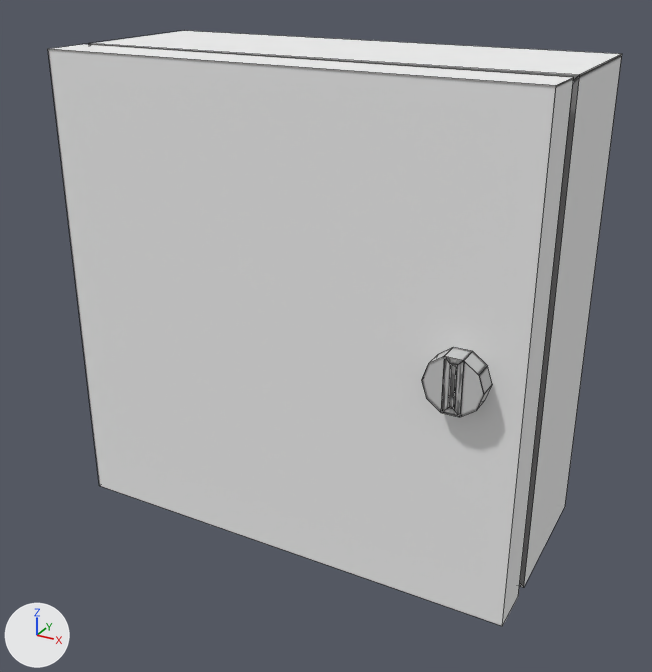
Renders of the Blender file Escape Room VR/Assets/EscapeRoom/Models/electric-fusebox.blend from each side of a commit.
Rendered twice from a 50 mm camera at (0.489, -0.968, 0.425) aimed at (-0.02, -0.042, -0.038). The lights are fixed; the arrows at lower left show +X, +Y and +Z. Mesh edges are drawn as thin lines.

The scene before the commit, as lines of its bpy script (objects in view):
```python
me_cube = bpy.data.meshes.new('Cube')
me_cube.from_pydata(...)  # 8 vertices, 5 faces; spans x -0.4..0.25, y -1.0..1.0, z -1.0..1.0
me_cube.materials.append(mat_fusebox)  # picture img_electric_fusebox_png
me_cube_001 = bpy.data.meshes.new('Cube.001')
me_cube_001.from_pydata(...)  # 32 vertices, 22 faces; spans x 0.25..0.53, y -1.0..1.0, z -1.0..1.0
me_cube_001.materials.append(mat_fusebox)  # picture img_electric_fusebox_png
ob_box = bpy.data.objects.new('Box', me_cube)
ob_box.location = (-0.036, 0.007, 0.0)
ob_box.rotation_euler = (0.0, 0.0, -1.557)  # degrees (0, 0, -89)
ob_box.scale = (0.306, 0.306, 0.306)
_m = ob_box.modifiers.new('Solidify', 'SOLIDIFY')
_m.thickness = 0.1
_m.nonmanifold_thickness_mode = 'FIXED'
_m.nonmanifold_merge_threshold = 0.0003
ob_door = bpy.data.objects.new('Door', me_cube_001)
ob_door.location = (-0.0358, -0.00694, 0.0)
ob_door.rotation_euler = (0.0, 0.0, -1.571)  # degrees (0, 0, -90)
ob_door.scale = (0.306, 0.306, 0.306)
```
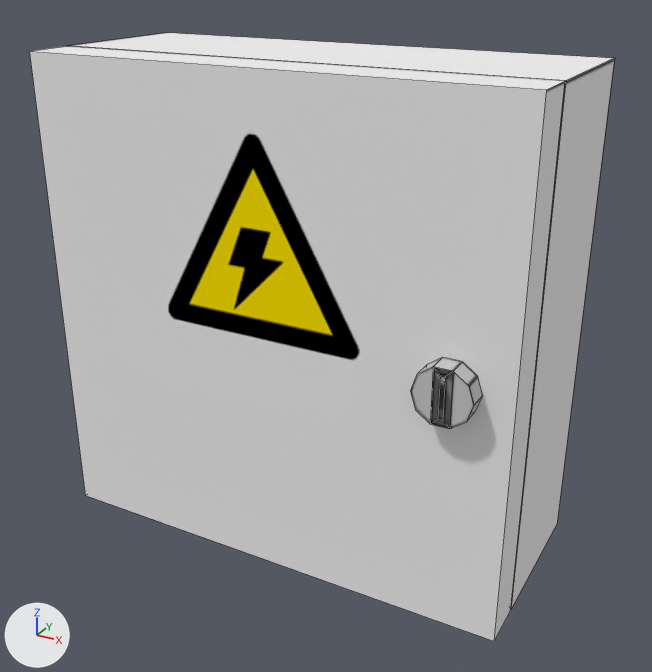
Commit message: Update electric fusebox.

Changed parts and their boxes (x1, y1, x2, y2) in the pictures (652 x 672 px; the box of a moved part takes in the faces that stretch with it):
'Door', reshaped, moved, turned, rescaled: before (48, 44, 574, 626); after (30, 46, 565, 641)
'Box', moved, turned: before (89, 30, 622, 588); after (70, 33, 615, 609)
'KeyHole', added: after (410, 357, 483, 429)
part 1 of me_cube_001, moved or reshaped: before (48, 44, 574, 626); after (30, 46, 565, 641)
part 2 of me_cube_001, deleted: before (422, 347, 492, 417)

The edits, one by one:
me_cube_001 has 32 vertices, 22 faces and spans x 0.25..0.53, y -1.0..1.0, z -1.0..1.0.
me_cube_001 is used by ob_door; location (-0.0358, -0.00694, 0.0); rotation (0.0, 0.0, -1.571), in degrees (0, 0, -90); scale (0.306, 0.306, 0.306).
me_cube_001 part 1: the loose piece of 8 vertices spanning x 0.25..0.45, y -1.0..1.0, z -1.0..1.0 is turned -90 degrees about the z axis through its middle and scaled by 0.306, then moved by (-0.39, -0.14, 0.0).
me_cube_001 part 2: the loose piece of 24 vertices spanning x 0.45..0.53, y 0.66..0.88, z -0.11..0.1 is deleted.
Mesh me_cube_003 is new.
It has 24 vertices, 16 faces and spans x 0.165..0.2338, y -0.1979..-0.172, z -0.0334..0.032.
It uses material mat_fusebox (picture img_electric_fusebox_png).
Object 'Door' (ob_door) turns from (0, 0, -90) to (0, 0, 0) degrees about x, y and z.
Object 'Door' (ob_door) is rescaled from (0.306, 0.306, 0.306) to (1.0, 1.0, 1.0).
In object 'Door' (ob_door), parent is now set to ob_doorcontainer.
In object 'Door' (ob_door), matrix_parent_inverse is now set to Matrix(((1.0, 0.0, 0.0, 0.334), (0.0, 1.0, 0.0, 0.119), (0.0, 0.0, 1.0, 0.0), (0.0, 0.0, 0.0, 1.0))).
Object 'Door' (ob_door) moves from (-0.0358, -0.00694, 0.0) to (0.0, 0.0, 0.0).
Object 'Box' (ob_box) moves from (-0.036, 0.007, 0.0) to (-0.036, -0.033, 0.0).
Object 'Box' (ob_box) turns from (0, 0, -89) to (0, 0, -90) degrees about x, y and z.
Object 'DoorContainer' (ob_doorcontainer) is new.
Its location is (-0.334, -0.119, 0.0).
Object 'KeyHole' (ob_keyhole) is new; it shows me_cube_003.
Its parent is ob_door.
Its location is (0.0, 0.0, 0.0).
